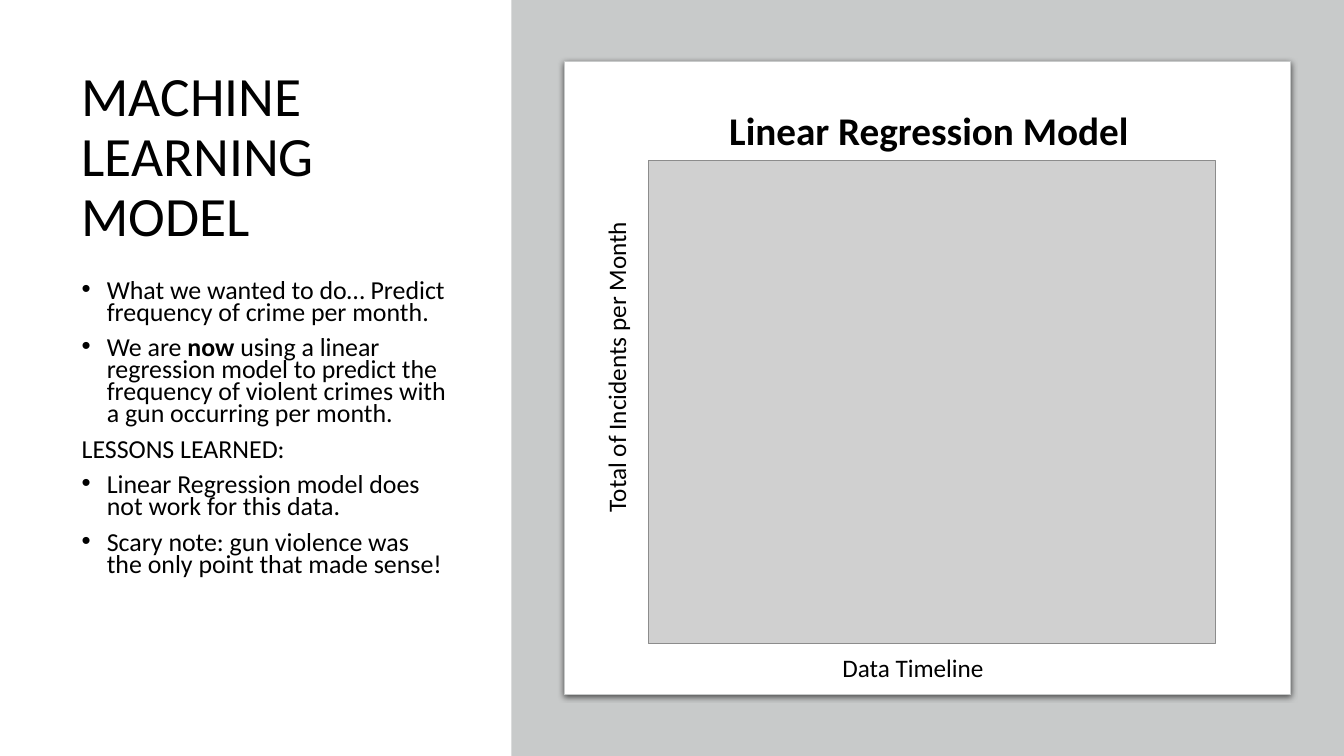
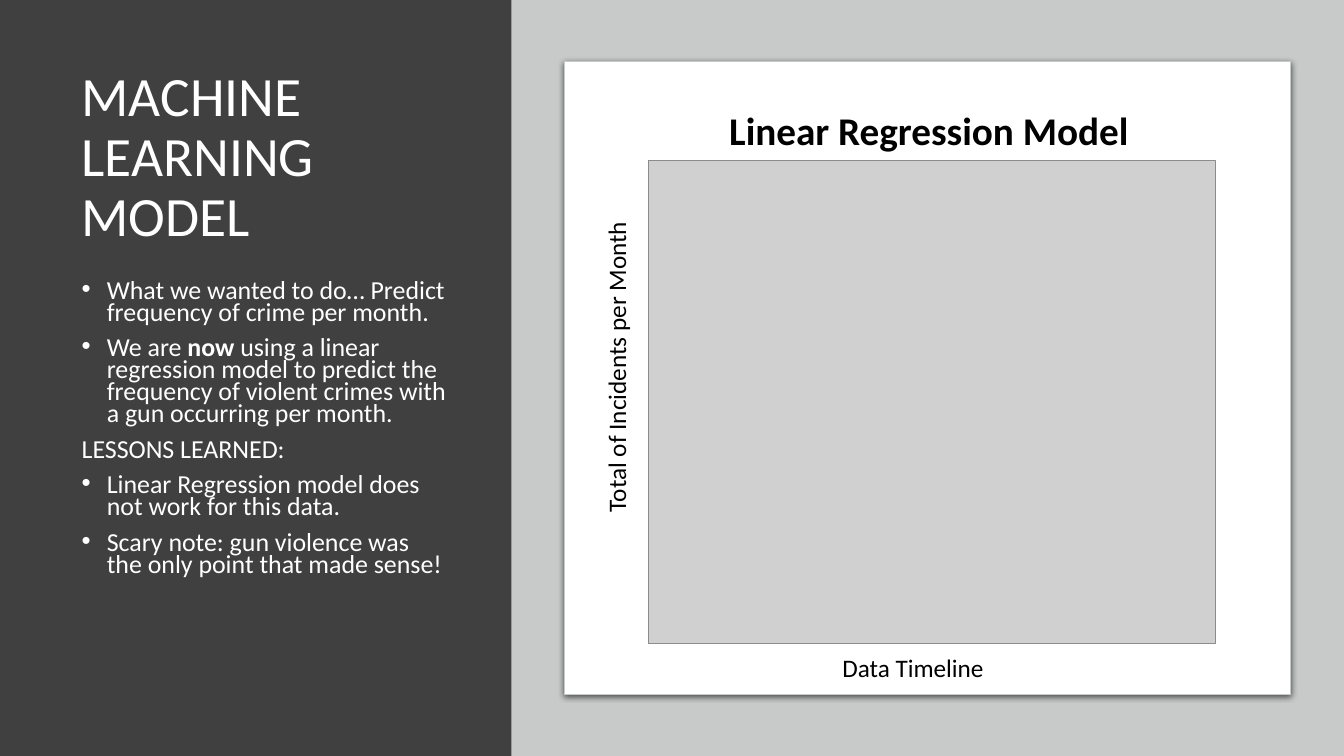
Before and after one commit to Kcav18/Final_Project, a slide deck: slide 7 of Final Presentation.pptx. Drawn at 1344x756 pixels with LibreOffice and Linux fonts; fonts in the diff are those of the drawing; grey boxes stand for pictures. Boxes give left, top, right and bottom in pixels: in the first picture for what was removed or moved away, otherwise in the second. Text is boxed around its words. In the diff, an @@ line names an element or a change of style, - is before the commit and + after.

```diff
--- a/Final Presentation.pptx
+++ b/Final Presentation.pptx
@@ background #FFFFFF to #404040 @@
@@ title "MACHINE LEARNING MODEL" at [82,80,314,237]: text colour #000000 to #FFFFFF @@
@@ text "What we wanted to do… ..." at [82,281,446,577]: text colour #000000 to #FFFFFF @@
```
Also in this commit, not shown: 8 other slides changed.
